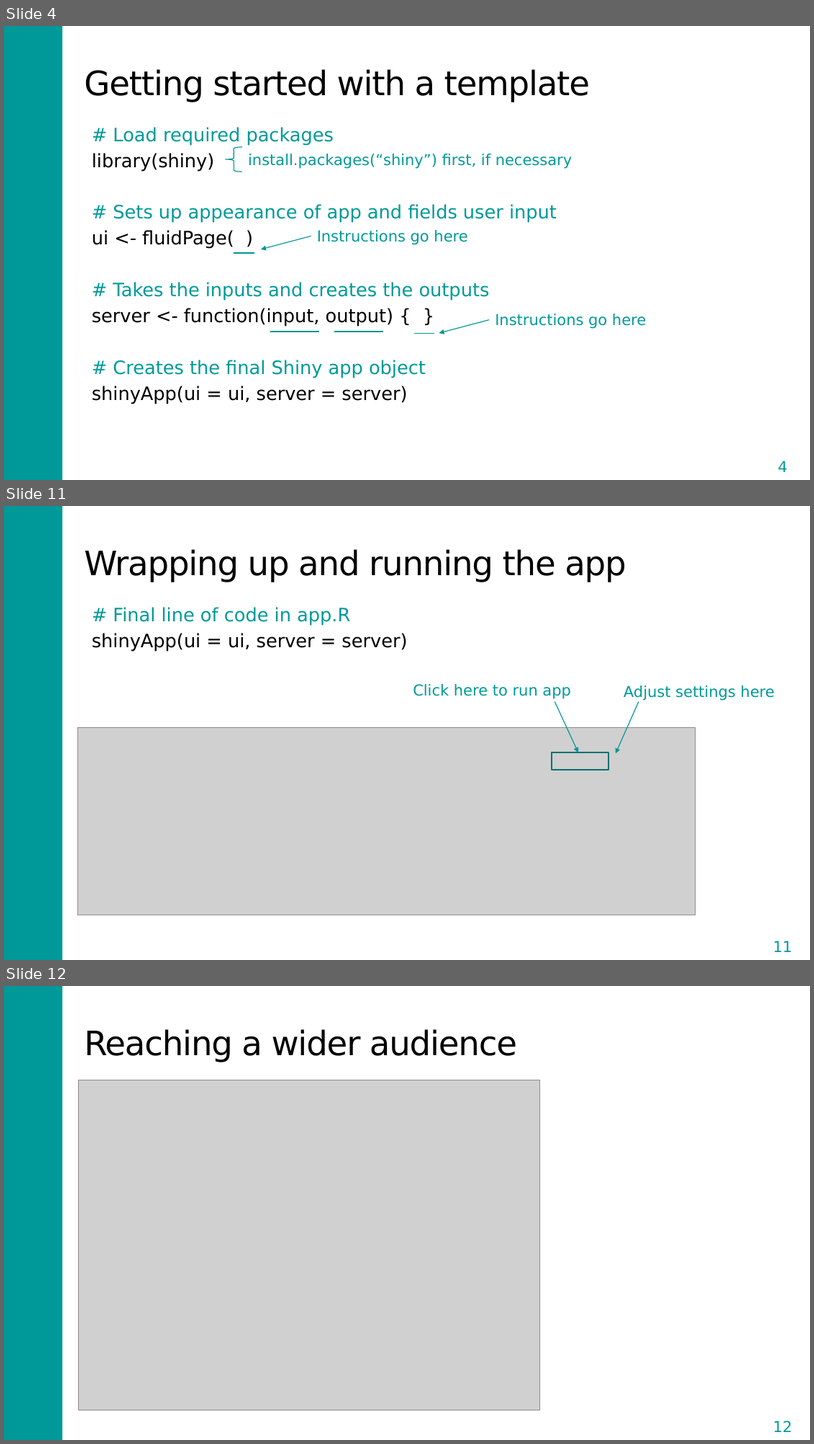
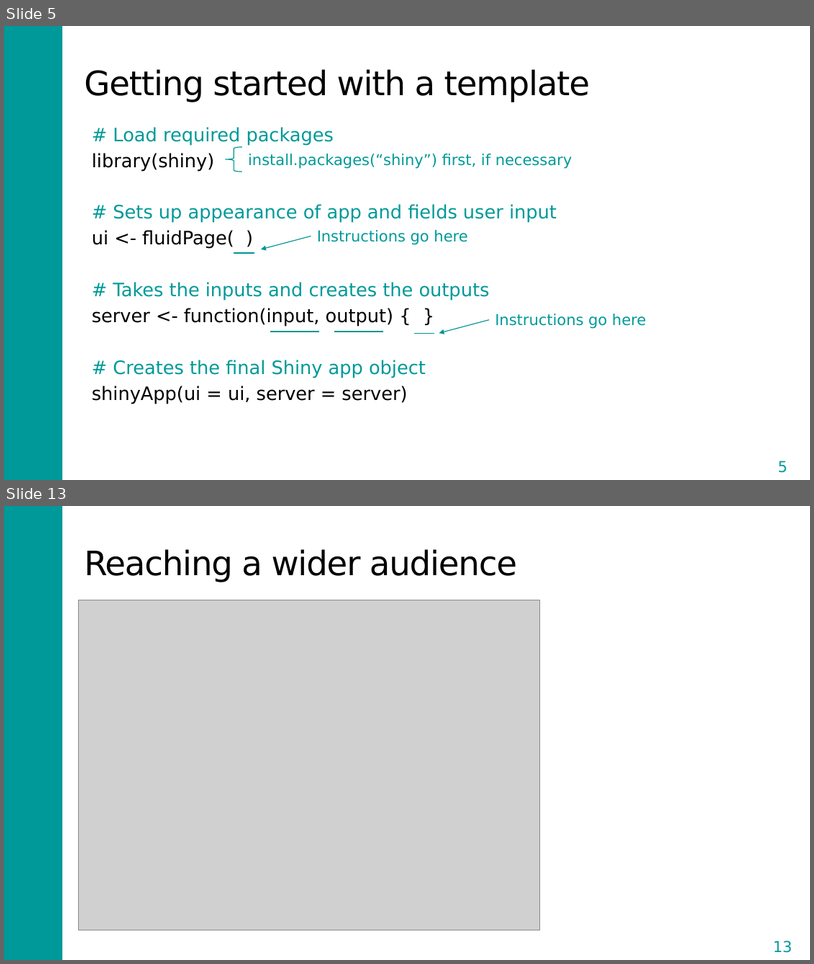
Before and after one commit to DARTH-git/Course-Modularization, a slide deck: static/Course_Modularization/Shiny/Shiny_slides.pptx. Shown one above the other, each under a label of ours: slides 4, 11 and 12 before the commit, slides 5 and 13 after it; the slides between them are not shown. The pictures are 814x1444 and 814x964 pixels, drawn with LibreOffice and Linux fonts; fonts in the diff are those of the drawing; grey boxes stand for pictures. Boxes give left, top, right and bottom in pixels: in the first picture for what was removed or moved away, otherwise in the second. Text is boxed around its words. In the diff, an @@ line names an element or a change of style, - is before the commit and + after.

Commit message:
changes on shiny and sens. analysis

```diff
--- a/static/Course_Modularization/Shiny/Shiny_slides.pptx
+++ b/static/Course_Modularization/Shiny/Shiny_slides.pptx
@@ slide 11 removed at <box>4,506,810,960</box>, background #FFFFFF; not listed: 1 template element that a slide beside it also shows @@
@@ title removed at <box>84,549,626,582</box> @@
-Wrapping up and running the app
@@ text removed at <box>92,607,407,651</box> @@
-# Final line of code in app.R
-shinyApp(ui = ui, server = server)
@@ text removed at <box>413,684,571,699</box> @@
-Click here to run app
@@ text removed at <box>624,685,774,700</box> @@
-Adjust settings here
@@ arrow removed from (555, 701) to (579, 752) @@
@@ arrow removed from (639, 701) to (616, 754) @@
@@ picture removed at <box>78,727,695,914</box> @@
@@ rectangle removed at <box>552,752,609,770</box> @@
@@ page number removed at <box>759,933,808,959</box> @@
-11
@@ what was slide 4 is now slide 5 @@
@@ page number at <box>778,460,787,472</box>: text changed @@
-4
+5
@@ what was slide 12 is now slide 13 @@
@@ page number at <box>774,940,793,952</box>: text changed @@
-12
+13
```
Also in this commit, not shown: 1 slide changed, 8 slides added, 6 other slides removed, 13 other files.
